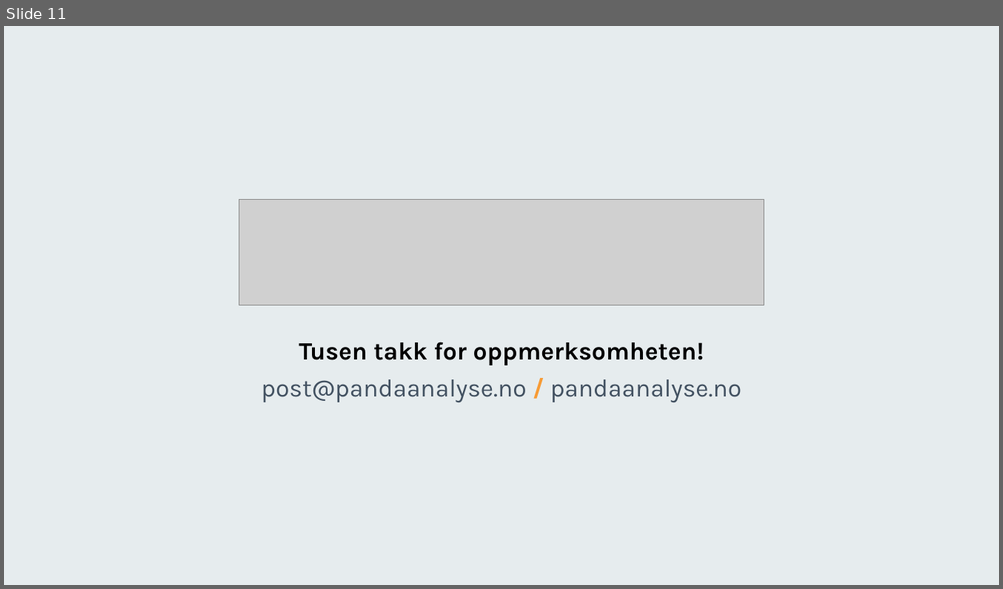
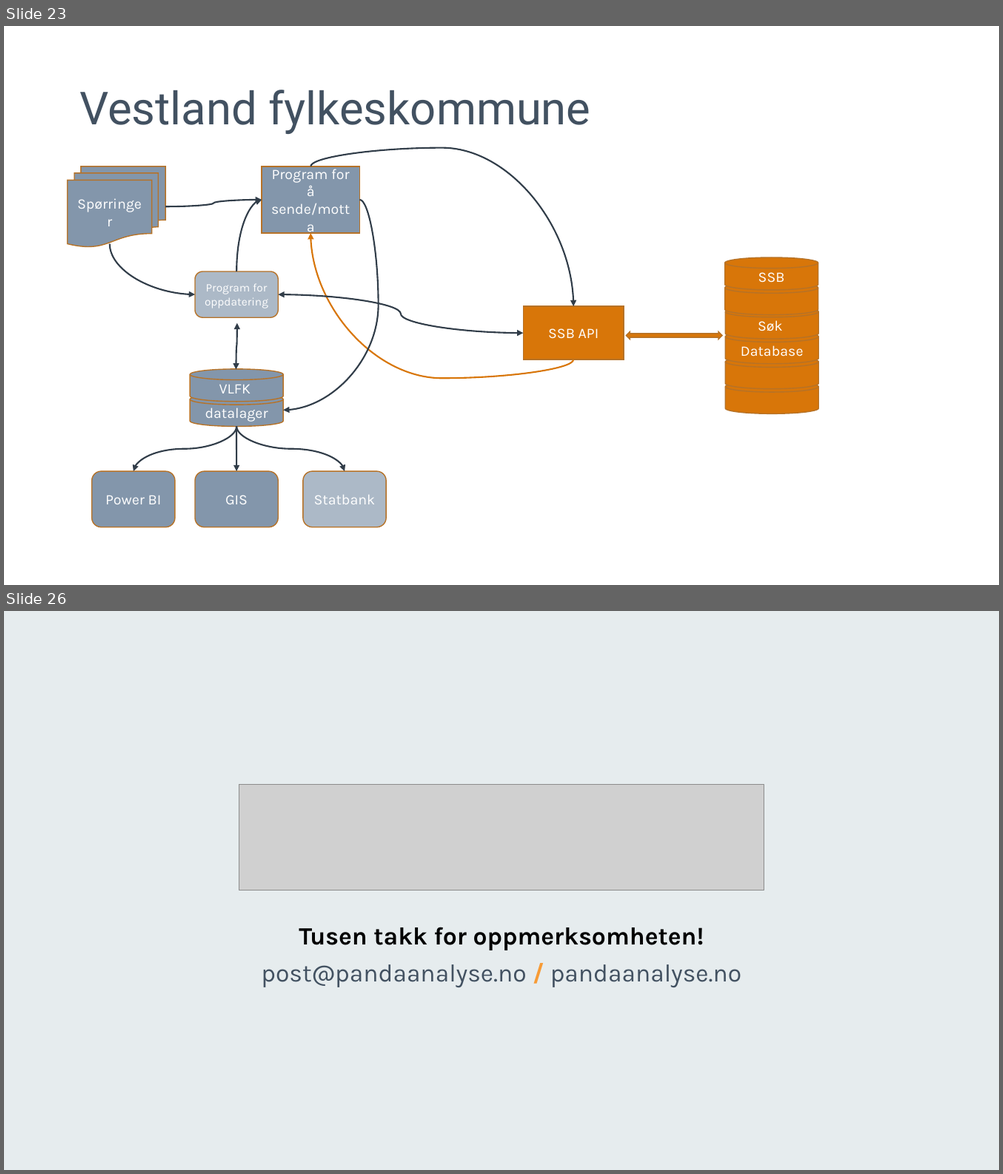
Before and after one commit to pandaAPIkurs/kursdata, a slide deck: Trinn1.pptx. Shown one above the other, each under a label of ours: slide 11 before the commit, slides 23 and 26 after it; the slides between them are not shown. The pictures are 1003x589 and 1003x1174 pixels, drawn with LibreOffice and Linux fonts; fonts in the diff are those of the drawing; grey boxes stand for pictures; background and template pictures are left out. Boxes give left, top, right and bottom in pixels: in the first picture for what was removed or moved away, otherwise in the second. Text is boxed around its words. In the diff, an @@ line names an element or a change of style, - is before the commit and + after.

Commit message:
Oppdatert presentasjon. Nye spørringer og Jupyter notebooks

```diff
--- a/Trinn1.pptx
+++ b/Trinn1.pptx
@@ slide 23 added at (4,26,999,585), background #FFFFFF @@
@@ title added at (79,90,590,134), 44 pt, text #425161 @@
+Vestland fylkeskommune
@@ curved arrow added from (310, 167) to (573, 306), #313D49 1.5 pt @@
@@ flow chart multidocument added at (68,167,165,247), fill #8396AB, outline #B77327 1 pt, 14 pt, text #FFFFFF @@
+Spørringer
@@ rectangle added at (262,167,359,232), fill #8396AB, outline #B77327 1 pt, 14 pt, text #FFFFFF @@
+Program for å sende/motta
@@ curved arrow added from (165, 207) to (262, 200), #313D49 1.5 pt @@
@@ curved arrow added from (237, 272) to (262, 200), #313D49 1.5 pt @@
@@ curved arrow added from (360, 200) to (283, 410), #313D49 1.5 pt @@
@@ curved arrow added from (110, 244) to (195, 295), #313D49 1.5 pt @@
@@ curved arrow added from (573, 360) to (310, 233), #D87609 1.5 pt @@
@@ group added at (725,258,819,414): 6 cylinders @@
+Database
+Søk
+SSB
@@ rounded rectangle added at (195,272,278,318), fill #ACB9C7, outline #B77327 1 pt, 11 pt, text #FFFFFF @@
+Program for oppdatering
@@ curved double arrow added from (278, 295) to (523, 333), #313D49 1.5 pt @@
@@ rectangle added at (523,306,623,360), fill #D87609, outline #B77327 1 pt, 14 pt, text #FFFFFF @@
+SSB API
@@ curved double arrow added from (237, 323) to (236, 370), #313D49 1.5 pt @@
@@ left right arrow added at (626,332,723,339), fill #D87609, outline #B77327 1 pt @@
@@ cylinder added at (190,369,283,402), fill #8396AB, outline #B77327 1 pt, 14 pt, text #FFFFFF @@
+VLFK
@@ cylinder added at (190,395,283,427), fill #8396AB, outline #B77327 1 pt, 14 pt, text #FFFFFF @@
+datalager
@@ curved arrow added from (237, 426) to (133, 471), #313D49 1.5 pt @@
@@ curved arrow added from (237, 426) to (237, 471), #313D49 1.5 pt @@
@@ curved arrow added from (237, 426) to (344, 471), #313D49 1.5 pt @@
@@ rounded rectangle added at (92,471,175,528), fill #8396AB, outline #B77327 1 pt, 14 pt, text #FFFFFF @@
+Power BI
@@ rounded rectangle added at (195,471,278,528), fill #8396AB, outline #B77327 1 pt, 14 pt, text #FFFFFF @@
+GIS
@@ rounded rectangle added at (303,471,386,528), fill #ACB9C7, outline #B77327 1 pt, 14 pt, text #FFFFFF @@
+Statbank
@@ what was slide 11 is now slide 26 @@
```
Also in this commit, not shown: 4 slides changed, 17 other slides added, 3 slides removed, 11 other files.
